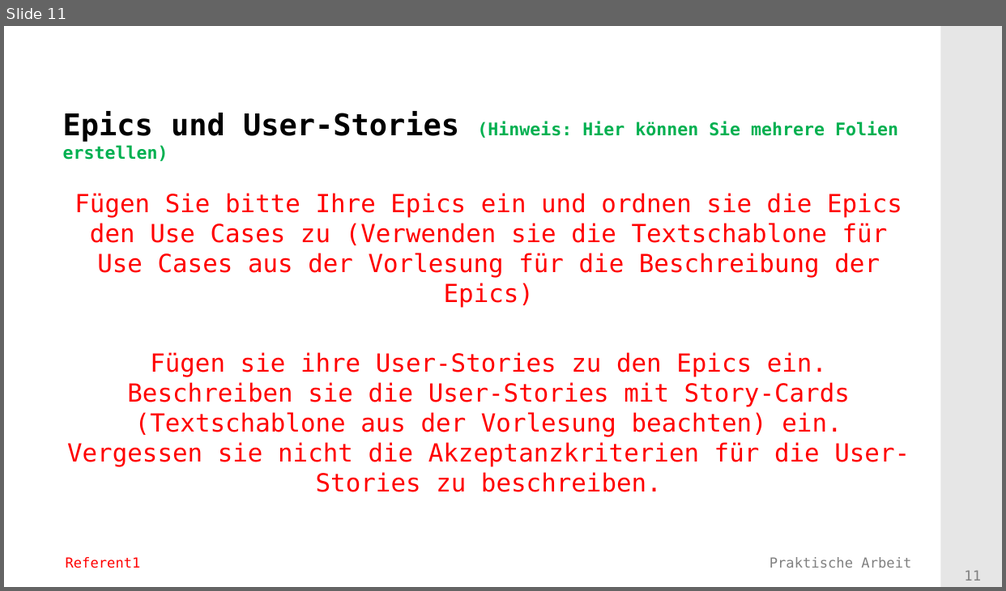
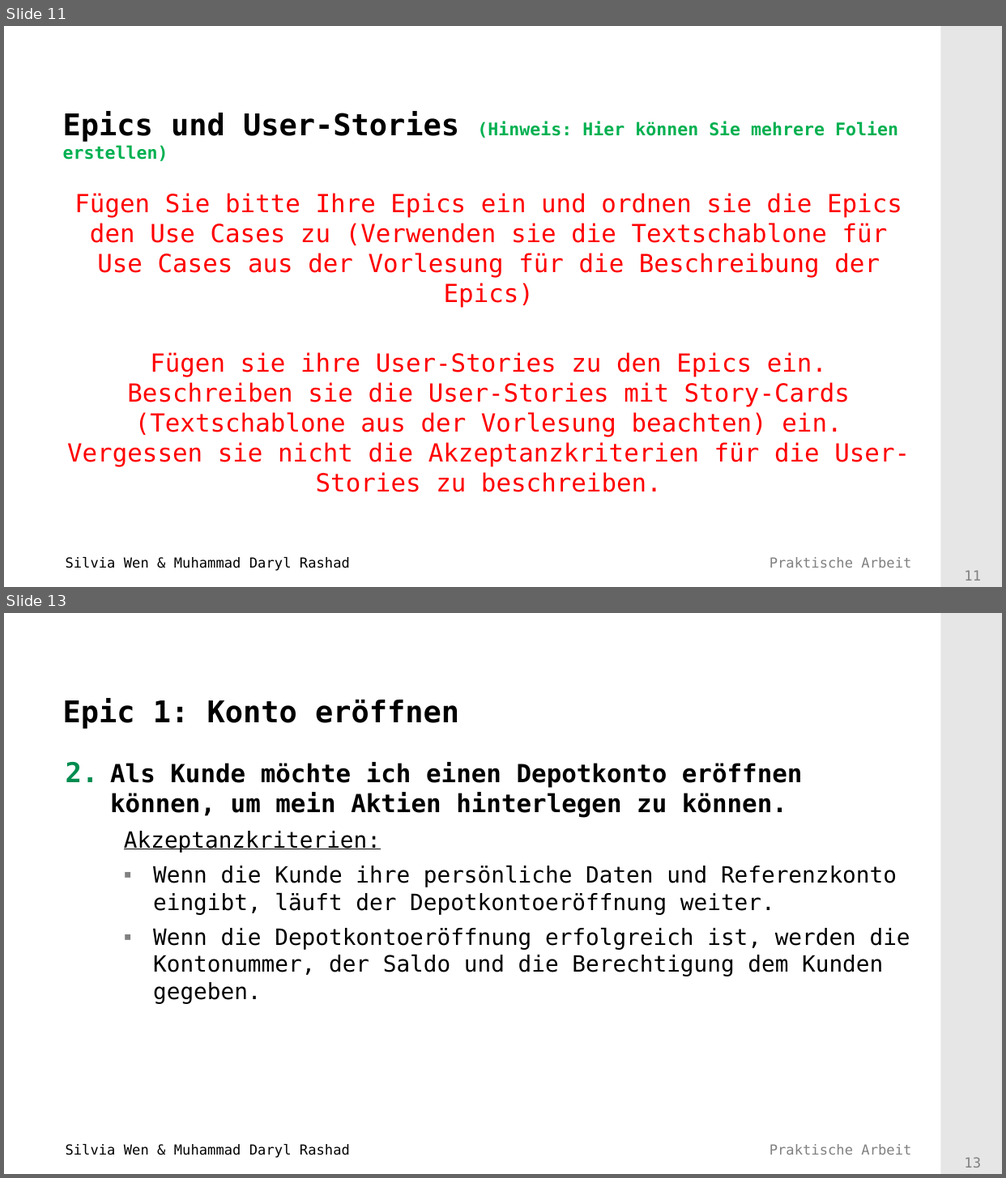
Before and after one commit to Mufasaxi/SimpleBank, a slide deck: Vorlage_Praesentation_2022_Subgroup_2_4_OOA.pptx. Shown one above the other, each under a label of ours: slide 11 before the commit, slides 11 and 13 after it; the slides between them are not shown. The pictures are 1006x591 and 1006x1178 pixels, drawn with LibreOffice and Linux fonts; fonts in the diff are those of the drawing; background and template pictures are left out. Boxes give left, top, right and bottom in pixels: in the first picture for what was removed or moved away, otherwise in the second. Text is boxed around its words. In the diff, an @@ line names an element or a change of style, - is before the commit and + after.

Commit message:
added diagrams, epic 1 done

```diff
--- a/Vorlage_Praesentation_2022_Subgroup_2_4_OOA.pptx
+++ b/Vorlage_Praesentation_2022_Subgroup_2_4_OOA.pptx
@@ slide 13 added at (4,613,1002,1174), background #FFFFFF; not listed: 4 template elements that a slide beside it also shows @@
@@ title added at (63,698,459,729), 24 pt, text #000000, bold @@
+Epic 1: Konto eröffnen
@@ text added at (110,762,910,1003), 18 pt, text #000000 @@
+2. Als Kunde möchte ich einen Depotkonto eröffnen können, um mein Aktien hinterlegen zu können.
+    Akzeptanzkriterien:
+    ▪ Wenn die Kunde ihre persönliche Daten und Referenzkonto eingibt, läuft der Depotkontoeröffnung weiter.
+    ▪ Wenn die Depotkontoeröffnung erfolgreich ist, werden die Kontonummer, der Saldo und die Berechtigung dem Kunden gegeben.
@@ slide 11 changed as well @@
@@ text at (66,557,350,571): text changed; text colour #FF0000 to #000000 @@
-Referent1
+Silvia Wen & Muhammad Daryl Rashad
```
Also in this commit, not shown: 11 other slides changed, 1 other slide added, 3 other files.
